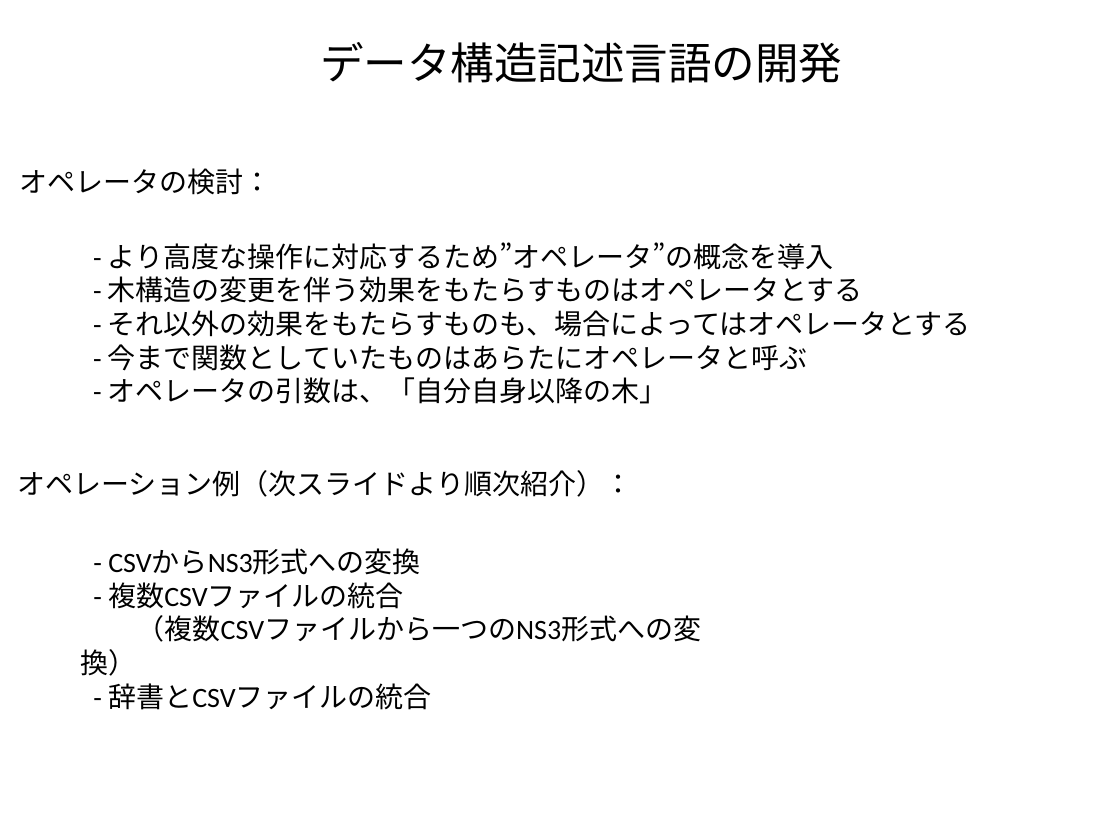
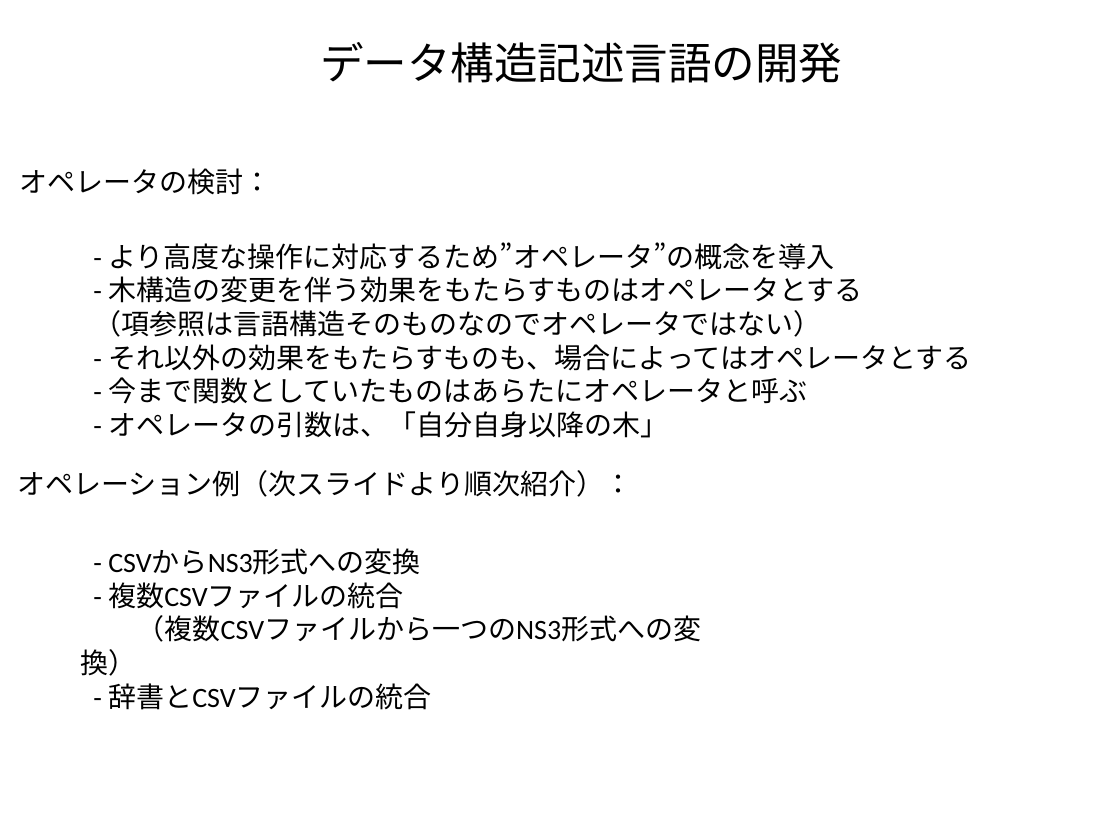
Before and after one commit to kouamano/RECURSIVE-SYSTEM, a slide deck: slide 3 of Document/tq_op_example.odp. Drawn at 1120x840 pixels with LibreOffice and Linux fonts; fonts in the diff are those of the drawing. Boxes give left, top, right and bottom in pixels: in the first picture for what was removed or moved away, otherwise in the second. Text is boxed around its words. In the diff, an @@ line names an element or a change of style, - is before the commit and + after.

```diff
--- a/Document/tq_op_example.odp
+++ b/Document/tq_op_example.odp
@@ text at bbox=[93, 310, 821, 337]: paragraph added @@
+（項参照は言語構造そのものなのでオペレータではない）
```
Also in this commit, not shown: 1 other slide changed.
